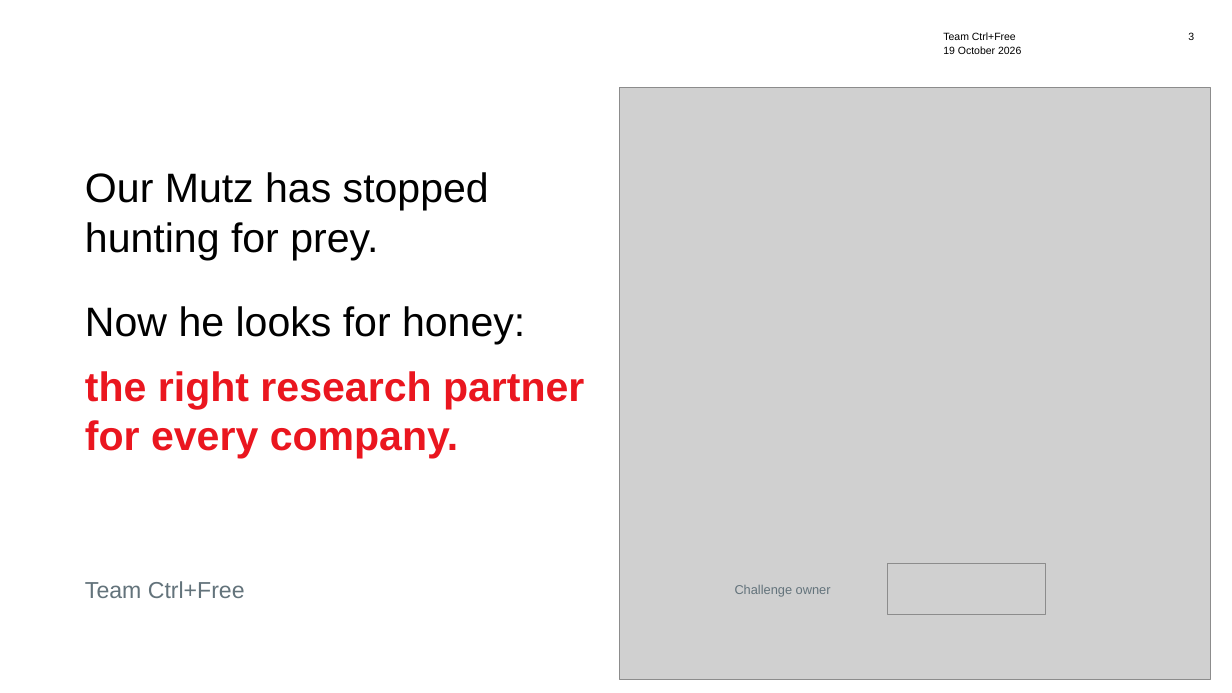
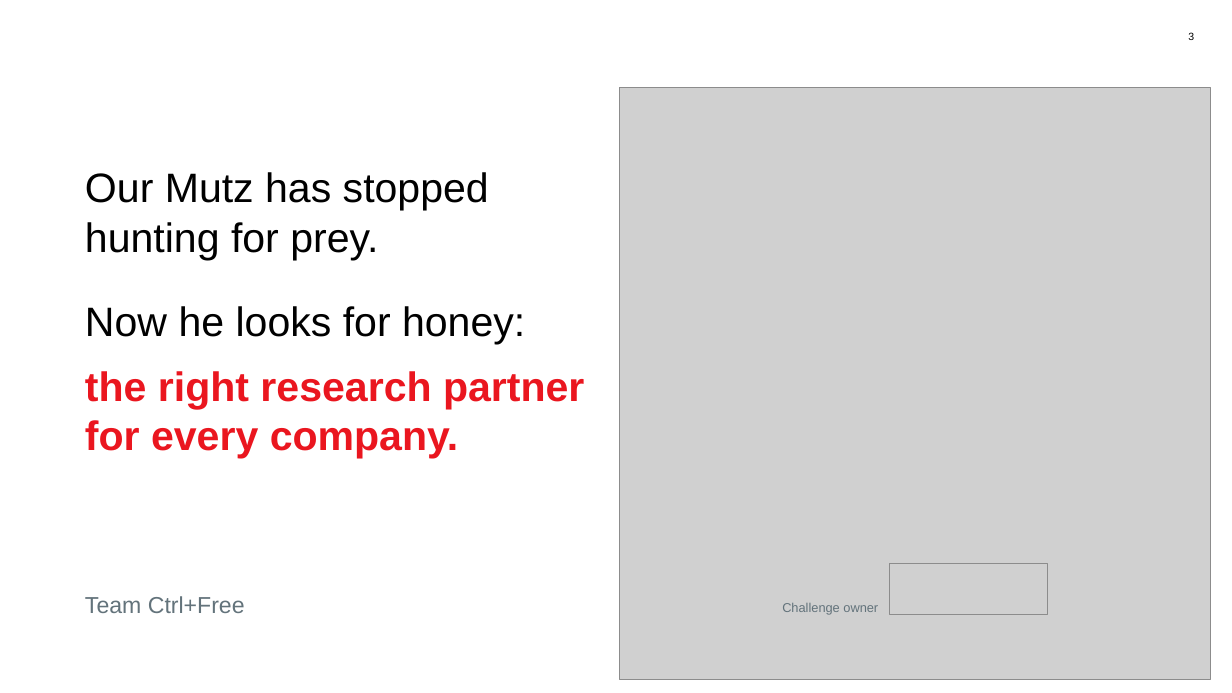
Before and after one commit to beSaif/mutz, a slide deck: slide 3 of research/Mutz_Pitch_lean_animated.pptx. Drawn at 1232x693 pixels with LibreOffice and Linux fonts; fonts in the diff are those of the drawing; grey boxes stand for pictures; background and template pictures are left out. Boxes give left, top, right and bottom in pixels: in the first picture for what was removed or moved away, otherwise in the second. Text is boxed around its words. In the diff, an @@ line names an element or a change of style, - is before the commit and + after.

```diff
--- a/research/Mutz_Pitch_lean_animated.pptx
+++ b/research/Mutz_Pitch_lean_animated.pptx
@@ text removed at [943, 46, 1021, 54] @@
-19 October 2026
@@ text removed at [943, 32, 1016, 40] @@
-Team Ctrl+Free
@@ text "Team Ctrl+Free": place and size @@
-text "Team Ctrl+Free" at [85, 581, 245, 598]
+text "Team Ctrl+Free" at [85, 596, 245, 613]
@@ text "Challenge owner": place and size @@
-text "Challenge owner" at [735, 585, 831, 597]
+text "Challenge owner" at [782, 603, 878, 614]
@@ text "Challenge owner" at [782, 603, 878, 614]: alignment left to right @@
```
Also in this commit, not shown: 19 other slides changed, 1 other file.
